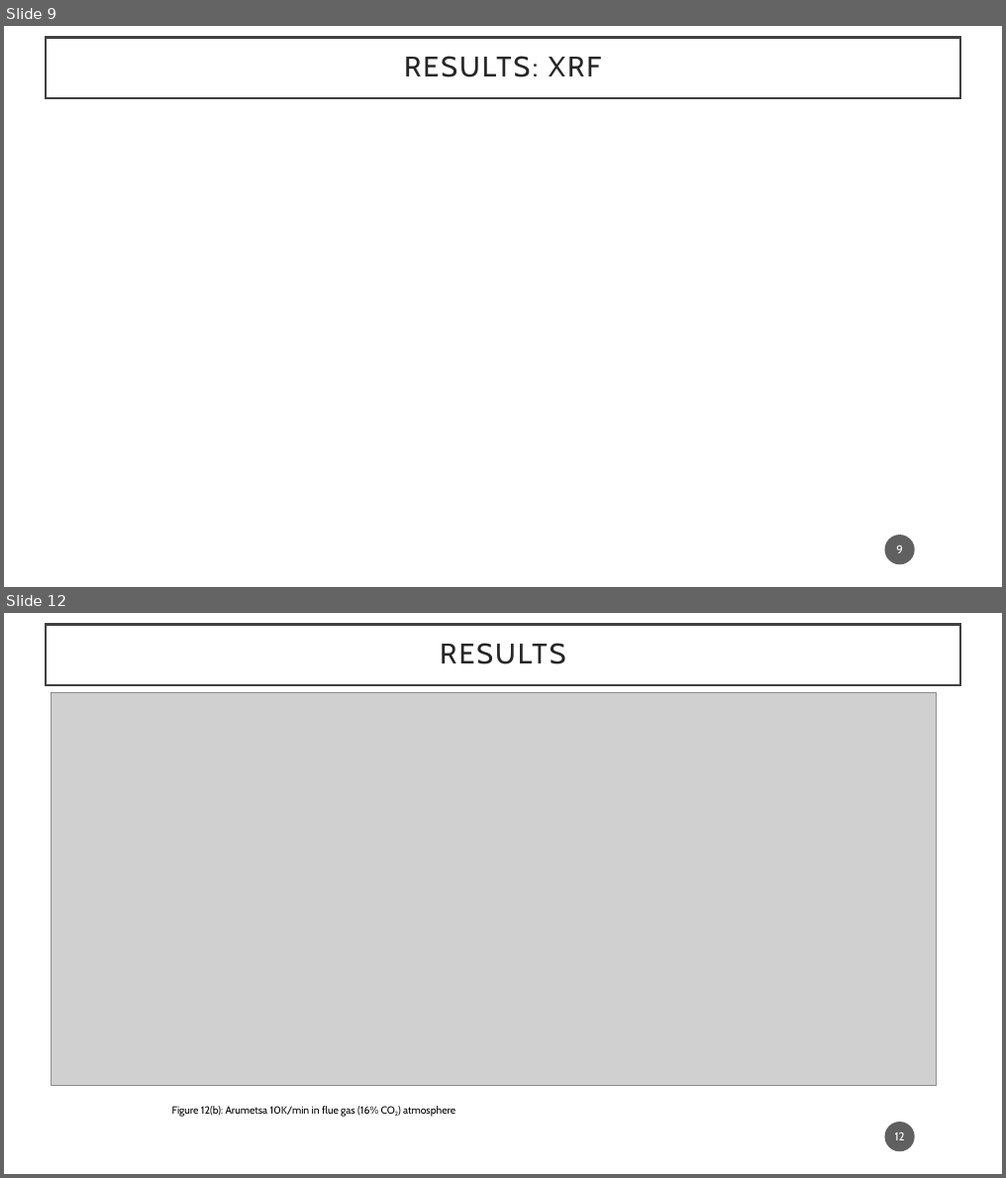
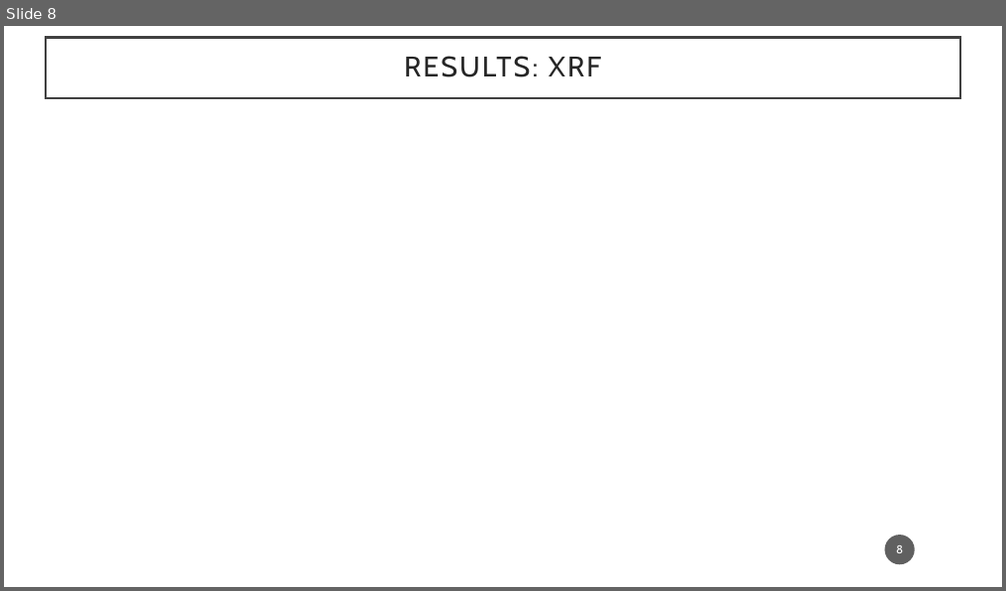
Before and after one commit to Ju-arch720/XRD_xls_raw_converter, a slide deck: Advanced_Characterization/Presentation_Adv_char.pptx. Shown one above the other, each under a label of ours: slides 9 and 12 before the commit, slide 8 after it; the slides between them are not shown. The pictures are 1006x1178 and 1006x591 pixels, drawn with LibreOffice and Linux fonts; fonts in the diff are those of the drawing; grey boxes stand for pictures; background and template pictures are left out. Boxes give left, top, right and bottom in pixels: in the first picture for what was removed or moved away, otherwise in the second. Text is boxed around its words. In the diff, an @@ line names an element or a change of style, - is before the commit and + after.

```diff
--- a/Advanced_Characterization/Presentation_Adv_char.pptx
+++ b/Advanced_Characterization/Presentation_Adv_char.pptx
@@ slide 12 removed at (4,613,1002,1174), background #FFFFFF @@
@@ rectangle removed at (46,624,960,685) @@
-RESULTS
@@ picture removed at (51,693,937,1086) @@
@@ text removed at (172,1106,455,1117) @@
-Figure 12(b): Arumetsa 10K/min in flue gas (16% CO2) atmosphere
@@ page number removed at (885,1122,915,1152) @@
-12
@@ what was slide 9 is now slide 8 @@
@@ page number at (896,546,903,554): text changed @@
-9
+8
```
Also in this commit, not shown: 4 slides changed, 5 slides added, 18 other slides removed, 1 other file.
